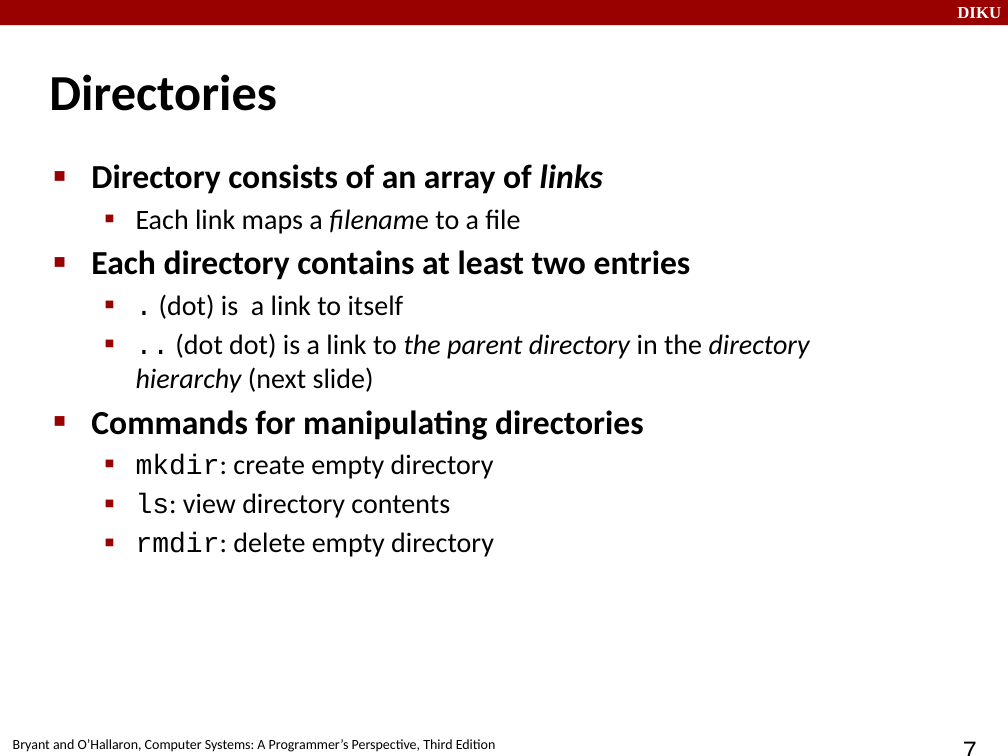
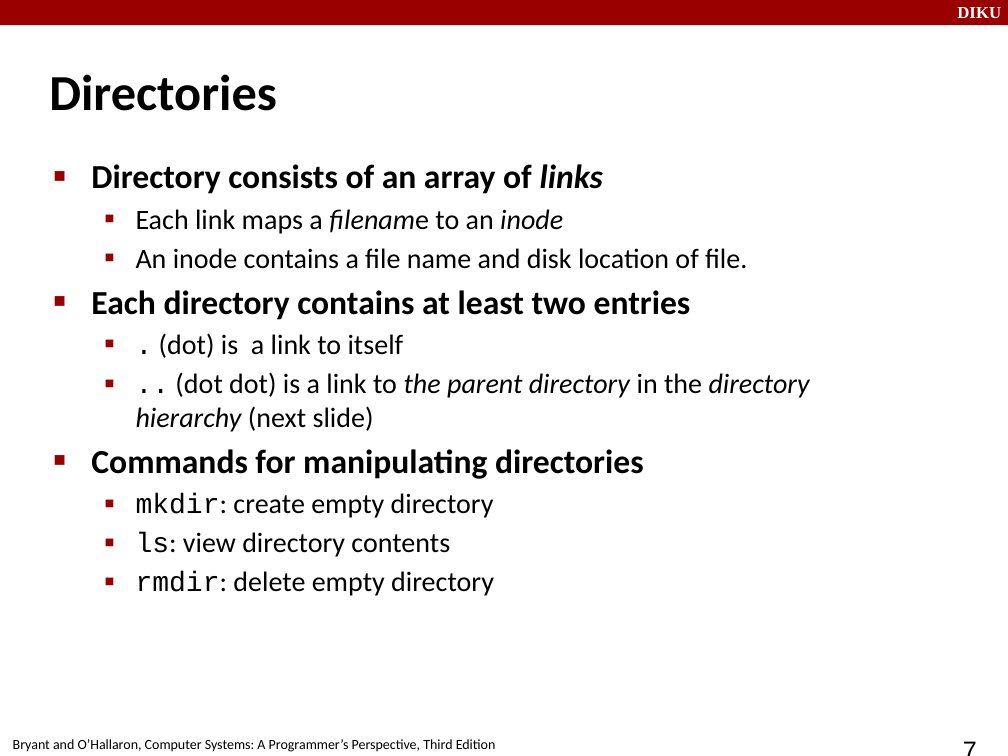
Before and after one commit to FnanB/compSys-e2018-pub, a slide deck: slide 7 of material/181121_system_io/181121.odp. Drawn at 1008x756 pixels with LibreOffice and Linux fonts; fonts in the diff are those of the drawing. Boxes give left, top, right and bottom in pixels: in the first picture for what was removed or moved away, otherwise in the second. Text is boxed around its words. In the diff, an @@ line names an element or a change of style, - is before the commit and + after.

```diff
--- a/material/181121_system_io/181121.odp
+++ b/material/181121_system_io/181121.odp
@@ text at (136, 209, 747, 269): text changed @@
-  ▪ Each link maps a filename to a file
+  ▪ Each link maps a filename to an inode
+  ▪ An inode contains a file name and disk location of file.
```
Also in this commit, not shown: 2 other slides changed, 7 other files.
